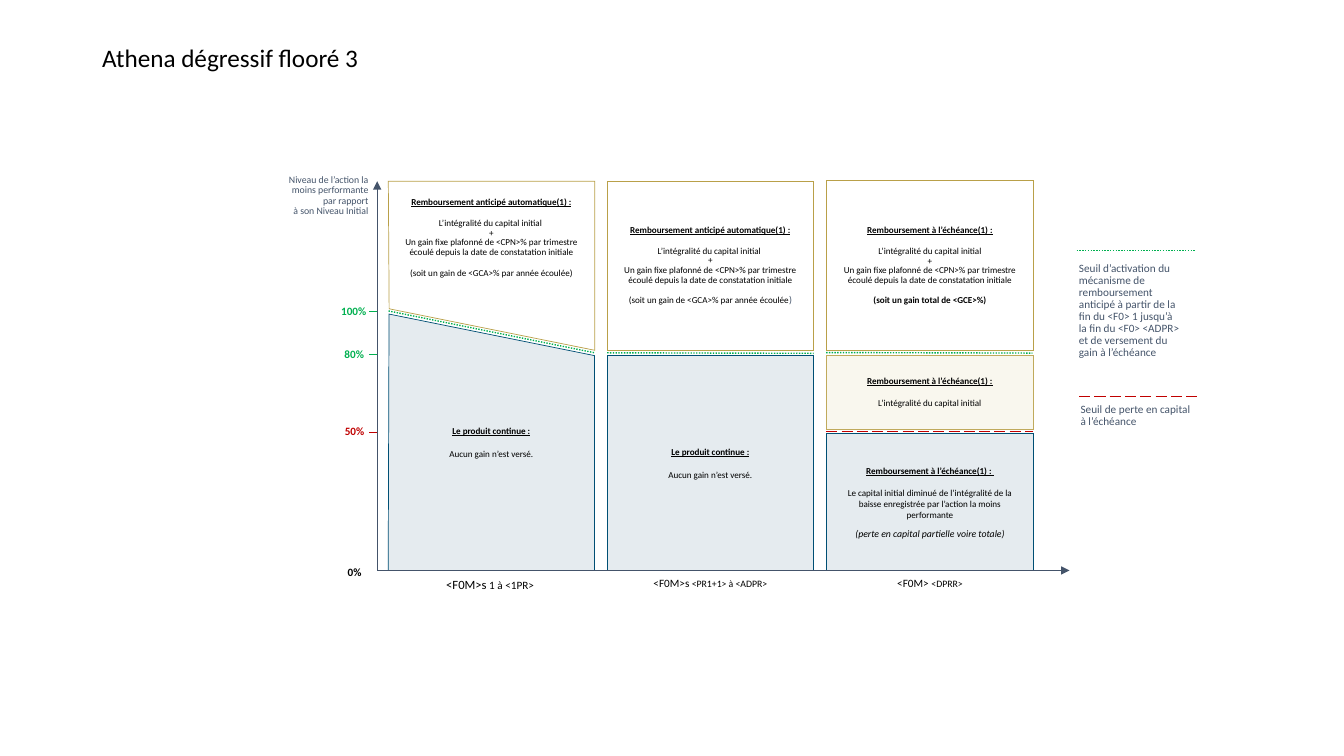
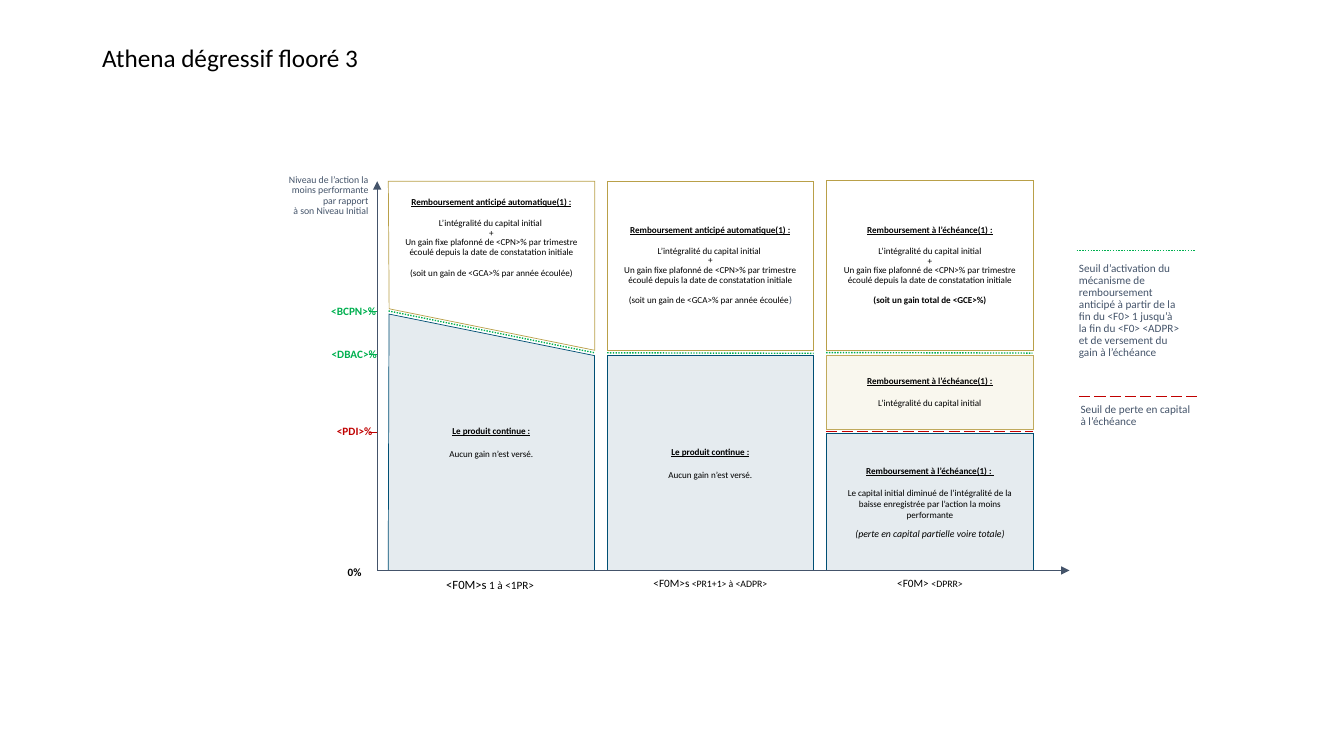
Before and after one commit to guillaumejacquin/Moulinette_Brochure_Equitim, a slide deck: slide 9 of Templates/Base graphique.pptx. Drawn at 1344x756 pixels with LibreOffice and Linux fonts; fonts in the diff are those of the drawing. Boxes give left, top, right and bottom in pixels: in the first picture for what was removed or moved away, otherwise in the second. Text is boxed around its words. In the diff, an @@ line names an element or a change of style, - is before the commit and + after.

```diff
--- a/Templates/Base graphique.pptx
+++ b/Templates/Base graphique.pptx
@@ text at <box>331,307,376,315</box>: text changed @@
-100%
+<BCPN>%
@@ text at <box>332,350,377,358</box>: text changed @@
-80%
+<DBAC>%
@@ text at <box>337,427,372,435</box>: text changed @@
-50%
+<PDI>%
```
Also in this commit, not shown: 8 other slides changed, 9 other files.
